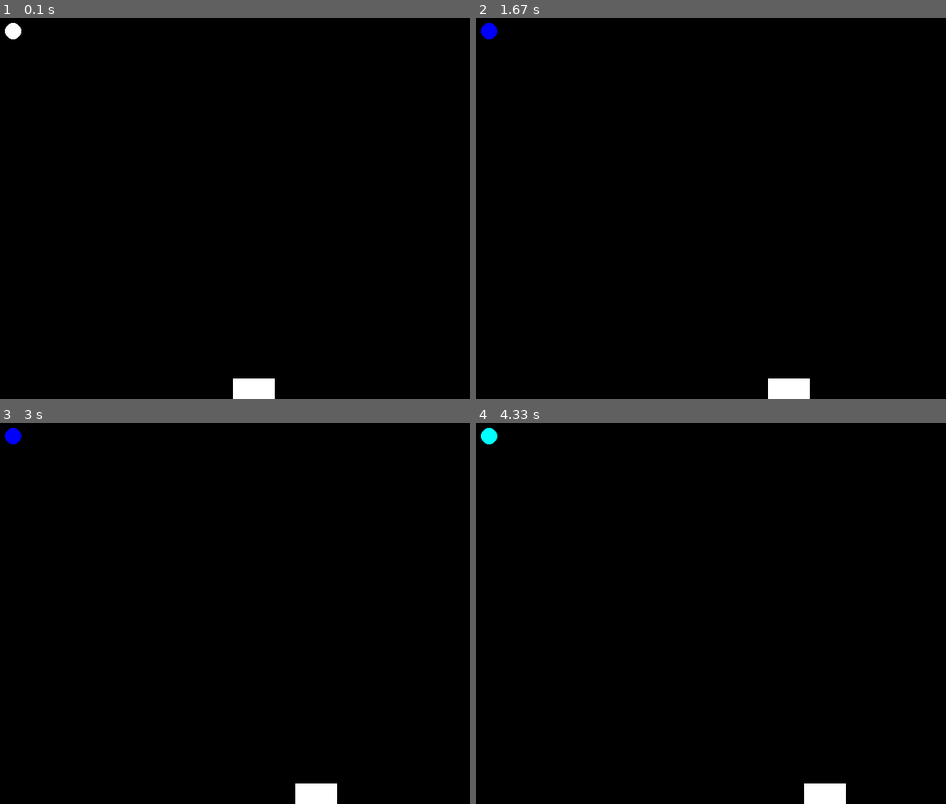
Above: before the commit, frames 1-4 (two rows, left to right).
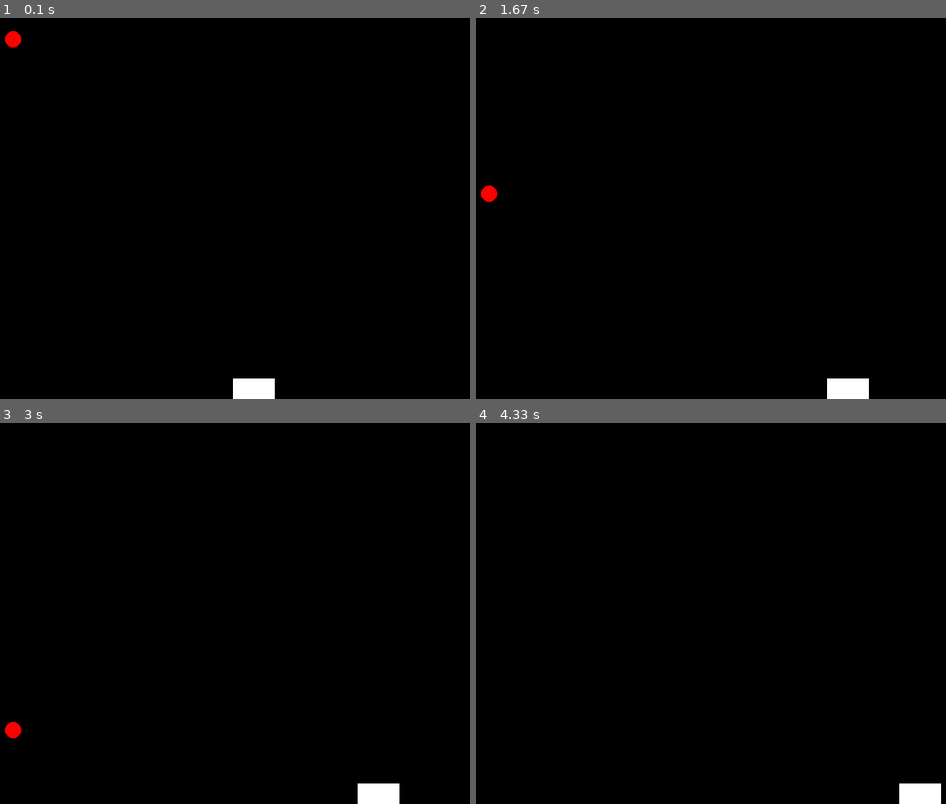
Above: after the commit, the same moments.

Repository: David-Sheehy/pygame_juggling
Game: pygame game, started from juggling/juggling.py
Same seed, same stepped clock (60 frames per second), same inputs: the game is played once before the commit and once after it.
Inputs:
- Up to frame 1 (0.1 s): no input
- Up to frame 2 (1.67 s): hold Right 0.33-0.8 s; hold Right 0.83-1.3 s; hold Left from 1.33 s (still down)
- Up to frame 3 (3 s): release Left at 1.87 s; hold Left 1.9-2.3 s; hold Right 2.33-2.97 s
- Up to frame 4 (4.33 s): hold Left 3-3.47 s; hold Right 3.5-3.97 s; hold Right from 4 s (still down)

The runs differ from the first frame. In frame 1, 0.2% of the frame differs, in the area x 1-5%, y 1-8%; in frame 2, 1.2%, in the area x 1-84%, y 1-100%; in frame 3, 1.2%; in frame 4, 1.1%.

Commit message:
The ball now falls. Config.py contains the ball variables.

Diff:
--- a/juggling/config.py
+++ b/juggling/config.py
@@ -22,7 +22,12 @@
 RIGHT=275
 LEFT=276
 
-# puck stuff
+# puck variables
 PUCK_WIDTH = 50
 PUCK_HEIGHT = 25
-PUCK_SPEED = 2
+PUCK_SPEED = 4
+
+# ball variables
+BALL_RADIUS = 10
+BALL_ACCEL =  3
+BALL_SPEED = 2
--- a/juggling/juggling.py
+++ b/juggling/juggling.py
@@ -63,7 +63,7 @@
 
 
         # move the ball
-        ball.update()
+        ball.update(w)
 
         # draw stuff
         puck.draw(w)
--- a/juggling/models.py
+++ b/juggling/models.py
@@ -98,7 +98,7 @@
     """
     def __init__(self,position=[0,0]):
         self.pos = position
-        self.speed = [0,-1]
+        self.speed = [0,0]
         self.size = 10
         self.color = config.RED
 
@@ -110,4 +110,14 @@
             color = self.color
         pygame.draw.circle(screen, color, self.pos, self.size)
 
+    def move(self,screen, x, y):
+        # cover up previous position
+        self.draw(screen, config.BLACK)
+        # move to new position
+        self.set_position((self.pos[0] + x, self.pos[0] - y))
+
+    def update(self, screen):
+        self.speed = (self.speed[0], self.speed[1] - config.BALL_SPEED)
+        self.move(screen, self.speed[0], self.speed[1])
+
 # end Ball definition
